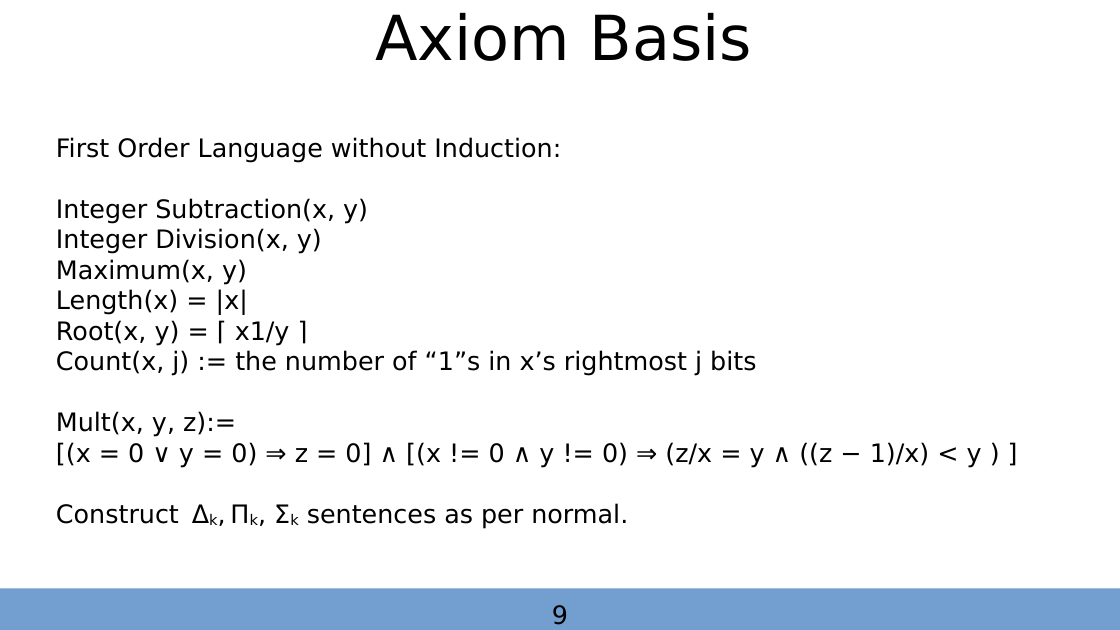
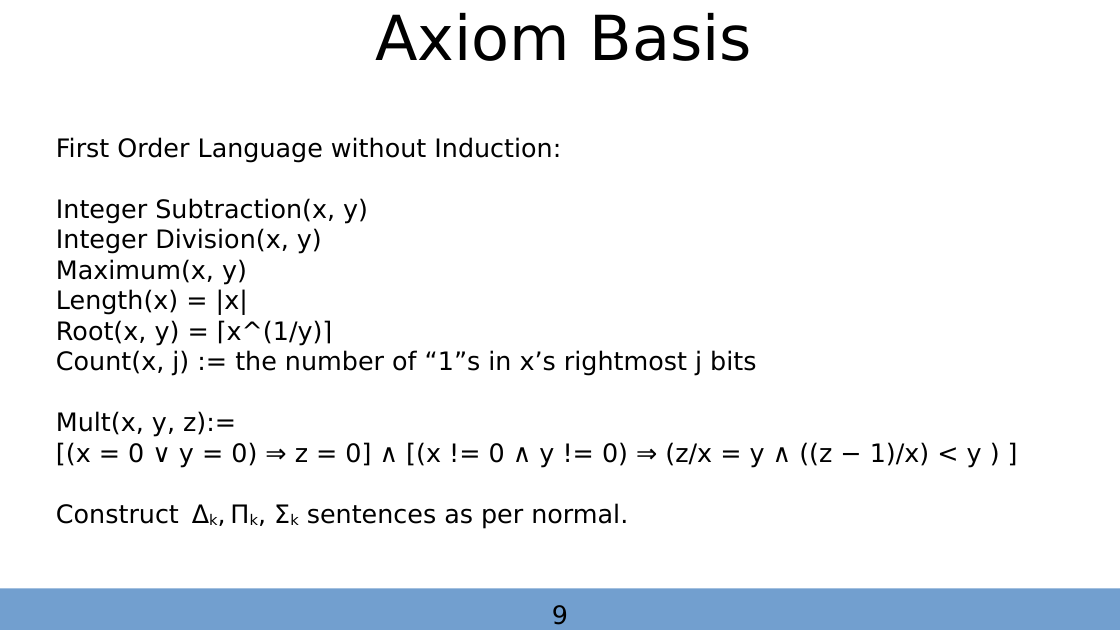
Before and after one commit to jpt4/sjas, a slide deck: slide 9 of 20250416_iu_logic_seminar.odp. Drawn at 1120x630 pixels with LibreOffice and Linux fonts; fonts in the diff are those of the drawing. Boxes give left, top, right and bottom in pixels: in the first picture for what was removed or moved away, otherwise in the second. Text is boxed around its words. In the diff, an @@ line names an element or a change of style, - is before the commit and + after.

```diff
--- a/20250416_iu_logic_seminar.odp
+++ b/20250416_iu_logic_seminar.odp
@@ subtitle at bbox=[56, 137, 982, 529]: text changed @@
-First Order Language without Induction:
-Integer Subtraction(x, y)
-Integer Division(x, y)
-Maximum(x, y)
-Length(x) = |x|
-Root(x, y) = ⌈ x1/y ⌉
-Count(x, j) := the number of “1”s in x’s rightmost j bits
-Mult(x, y, z):=
-[(x = 0 ∨ y = 0) ⇒ z = 0] ∧ [(x != 0 ∧ y != 0) ⇒ (z/x = y ∧ ((z − 1)/x) < y ) ]
-Construct Δk, Πk, Σk sentences as per normal.
+First Order Language without Induction:
+Integer Subtraction(x, y)
+Integer Division(x, y)
+Maximum(x, y)
+Length(x) = |x|
+Root(x, y) = ⌈x^(1/y)⌉
+Count(x, j) := the number of “1”s in x’s rightmost j bits
+Mult(x, y, z):=
+[(x = 0 ∨ y = 0) ⇒ z = 0] ∧ [(x != 0 ∧ y != 0) ⇒ (z/x = y ∧ ((z − 1)/x) < y ) ]
+Construct Δk, Πk, Σk sentences as per normal.
```
Also in this commit, not shown: 1 slide added, 1 other file.
